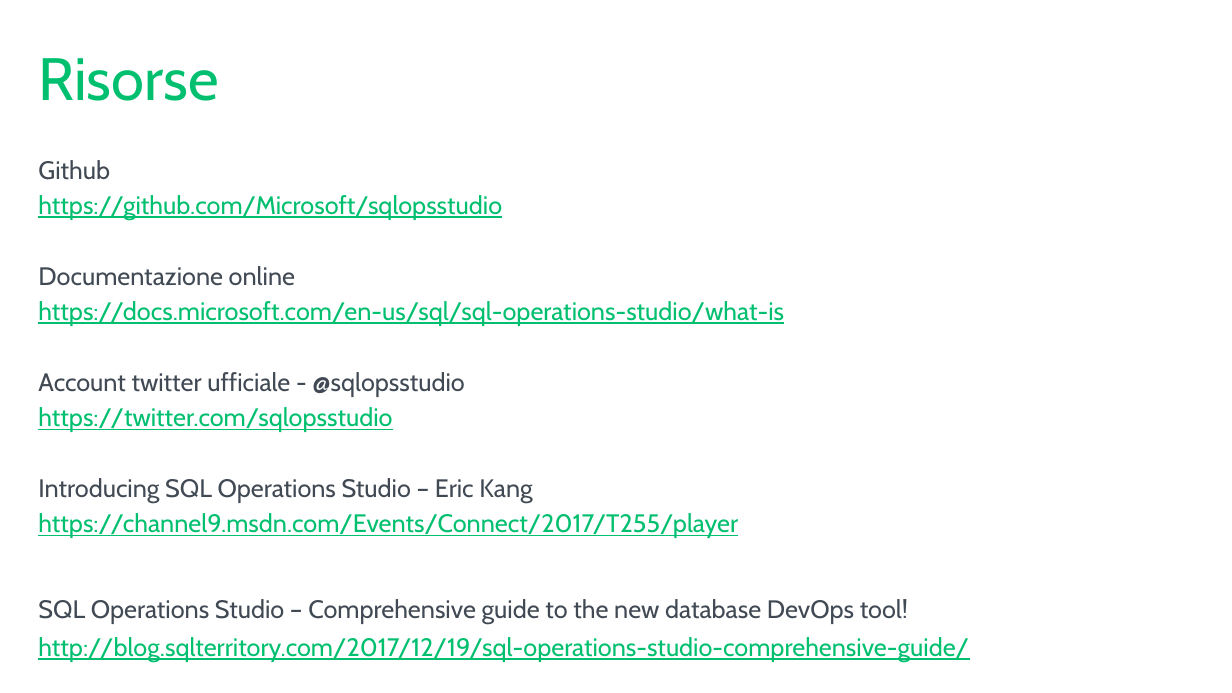
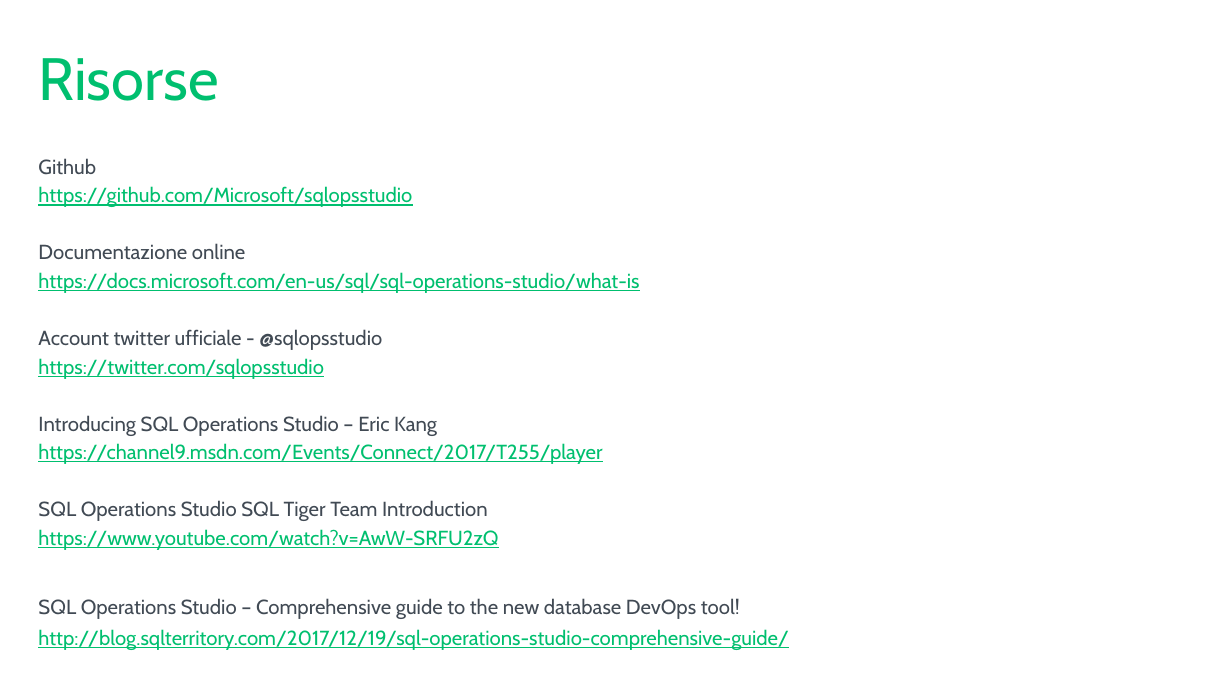
Before and after one commit to mrg3d/demo-opsstudio-repo, a slide deck: slide 31 of Introducing SQL Operations Studio.pptx (slide 29 before the commit). Drawn at 1232x693 pixels with LibreOffice and Linux fonts; fonts in the diff are those of the drawing; background and template pictures are left out. Boxes give left, top, right and bottom in pixels: in the first picture for what was removed or moved away, otherwise in the second. Text is boxed around its words. In the diff, an @@ line names an element or a change of style, - is before the commit and + after.

```diff
--- a/Introducing SQL Operations Studio.pptx
+++ b/Introducing SQL Operations Studio.pptx
@@ text at (x1=38, y1=158, x2=788, y2=650): size 18.6 to 15 pt in "Github", "https://github.com/Microsoft/sqlopsstudio", "Documentazione online", "https://docs.microsoft.com/en-us/sql/sql-operations-studio/w ..." and 6 more places @@
@@ text at (x1=38, y1=500, x2=498, y2=550): paragraphs added @@
+SQL Operations Studio SQL Tiger Team Introduction
+https://www.youtube.com/watch?v=AwW-SRFU2zQ
```
Also in this commit, not shown: 5 other slides changed, 2 slides added, 1 other file.
